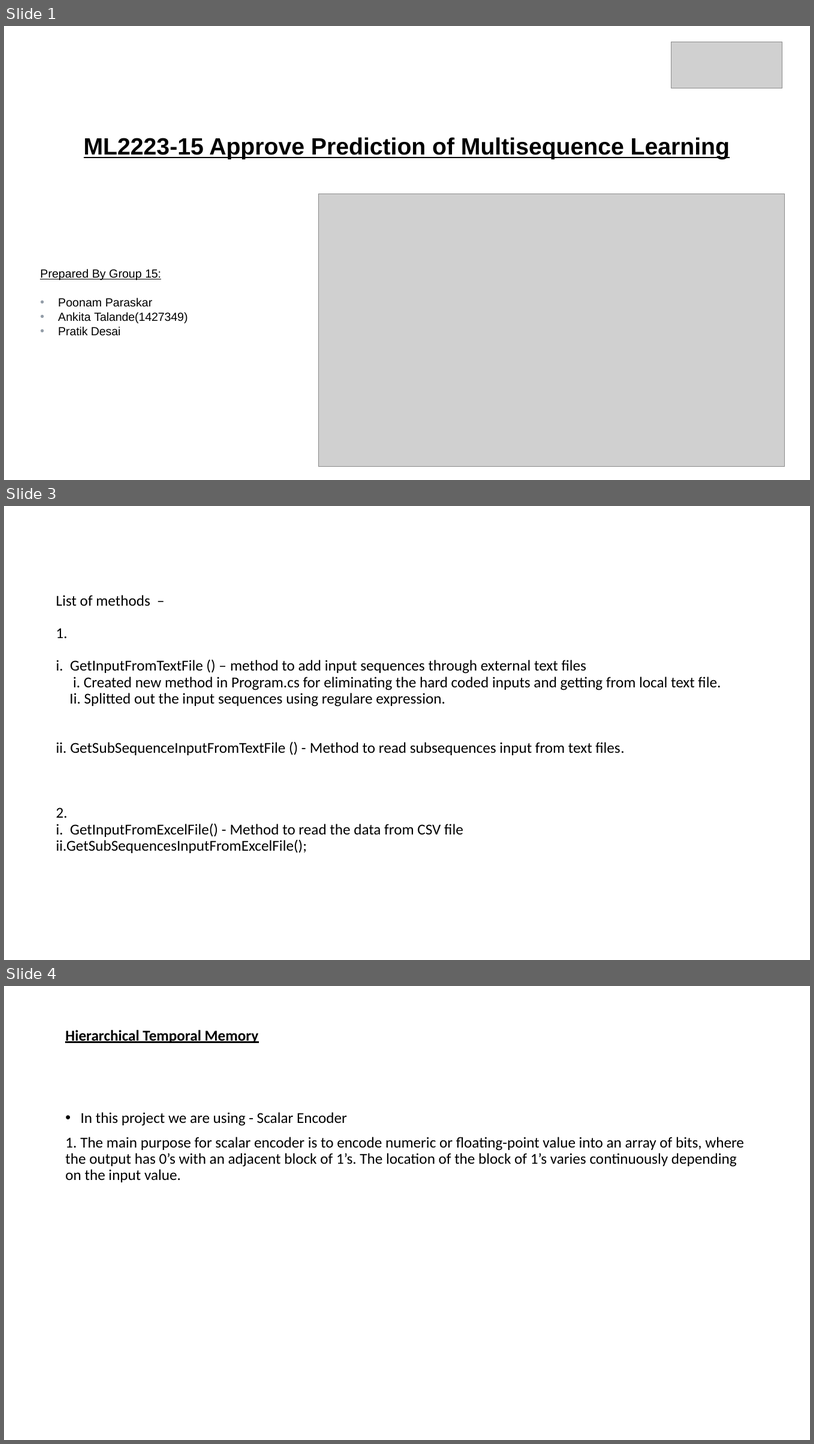
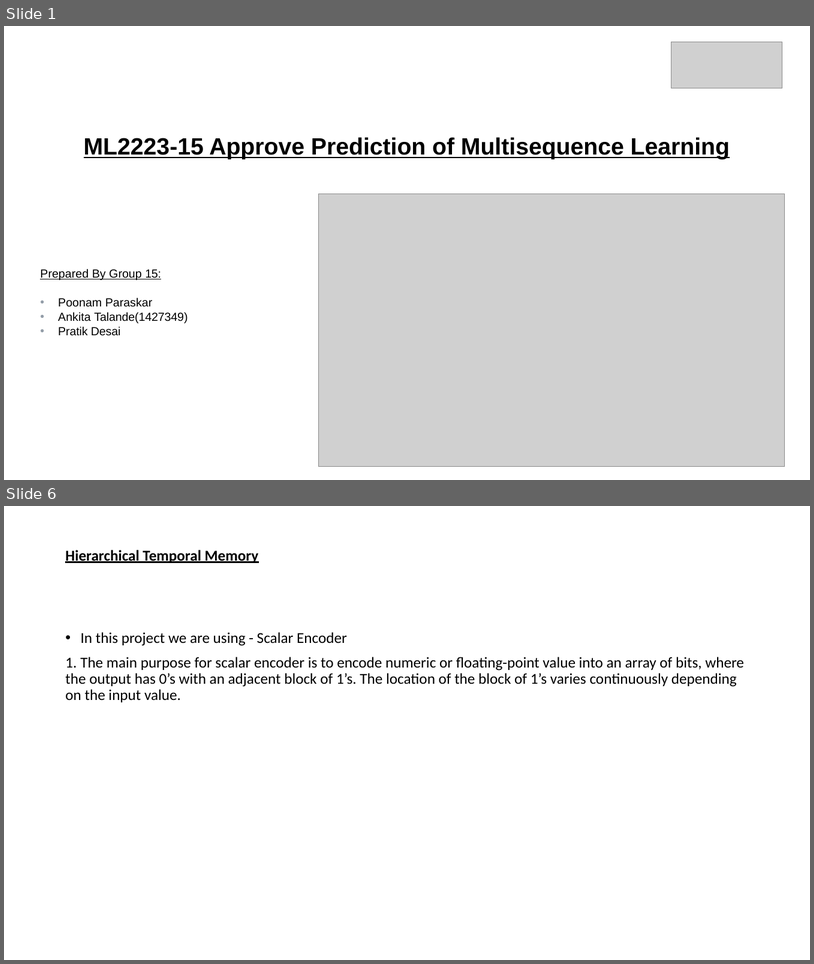
Before and after one commit to ddobric/neocortexapi, a slide deck: source/MultiSequenceLearning_Team_MSL/Documentation/ML2223_15 Approve Prediction of Multisequence Learning.pptx. Shown one above the other, each under a label of ours: slides 1, 3 and 4 before the commit, slides 1 and 6 after it; the slides between them are not shown. The pictures are 814x1444 and 814x964 pixels, drawn with LibreOffice and Linux fonts; fonts in the diff are those of the drawing; grey boxes stand for pictures. Boxes give left, top, right and bottom in pixels: in the first picture for what was removed or moved away, otherwise in the second. Text is boxed around its words. In the diff, an @@ line names an element or a change of style, - is before the commit and + after.

```diff
--- a/source/MultiSequenceLearning_Team_MSL/Documentation/ML2223_15 Approve Prediction of Multisequence Learning.pptx
+++ b/source/MultiSequenceLearning_Team_MSL/Documentation/ML2223_15 Approve Prediction of Multisequence Learning.pptx
@@ slide 3 removed at (x1=4, y1=506, x2=810, y2=960), background #FFFFFF @@
@@ title removed at (x1=56, y1=595, x2=721, y2=853) @@
-List of methods –
-1.
-i. GetInputFromTextFile () – method to add input sequences through external text files
-i. Created new method in Program.cs for eliminating the hard coded inputs and getting from local text file.
-Ii. Splitted out the input sequences using regulare expression.
-ii. GetSubSequenceInputFromTextFile () - Method to read subsequences input from text files.
-2.
-i. GetInputFromExcelFile() - Method to read the data from CSV file
-ii.GetSubSequencesInputFromExcelFile();
@@ what was slide 4 is now slide 6 @@
```
Also in this commit, not shown: 5 slides added, 1 other slide removed.
